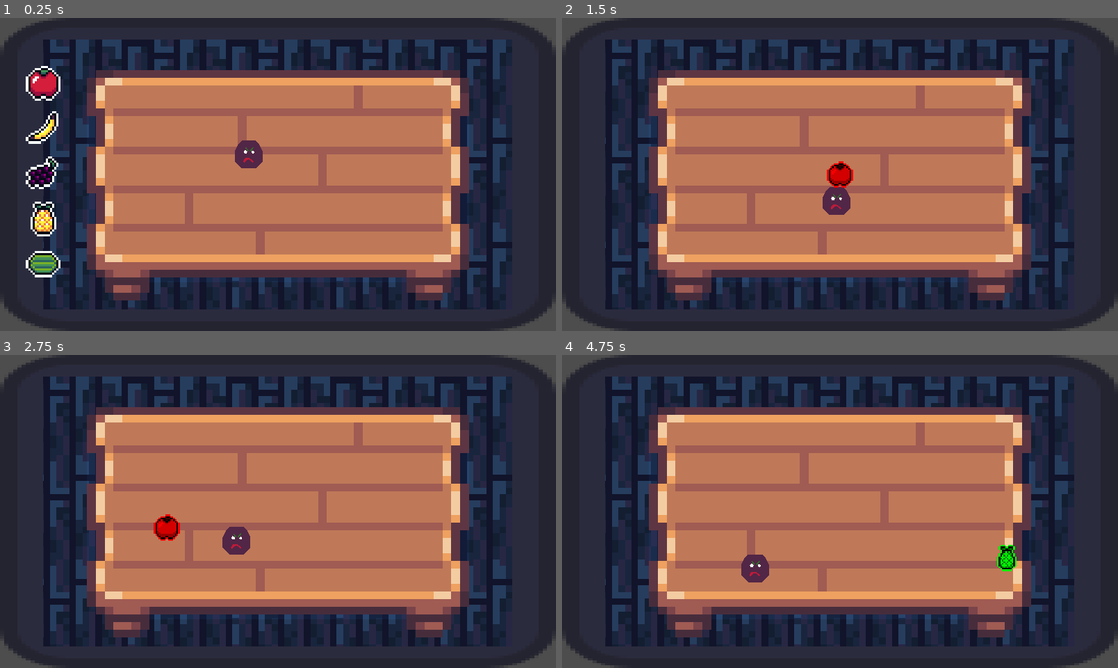
Above: before the commit, frames 1-4 (two rows, left to right).
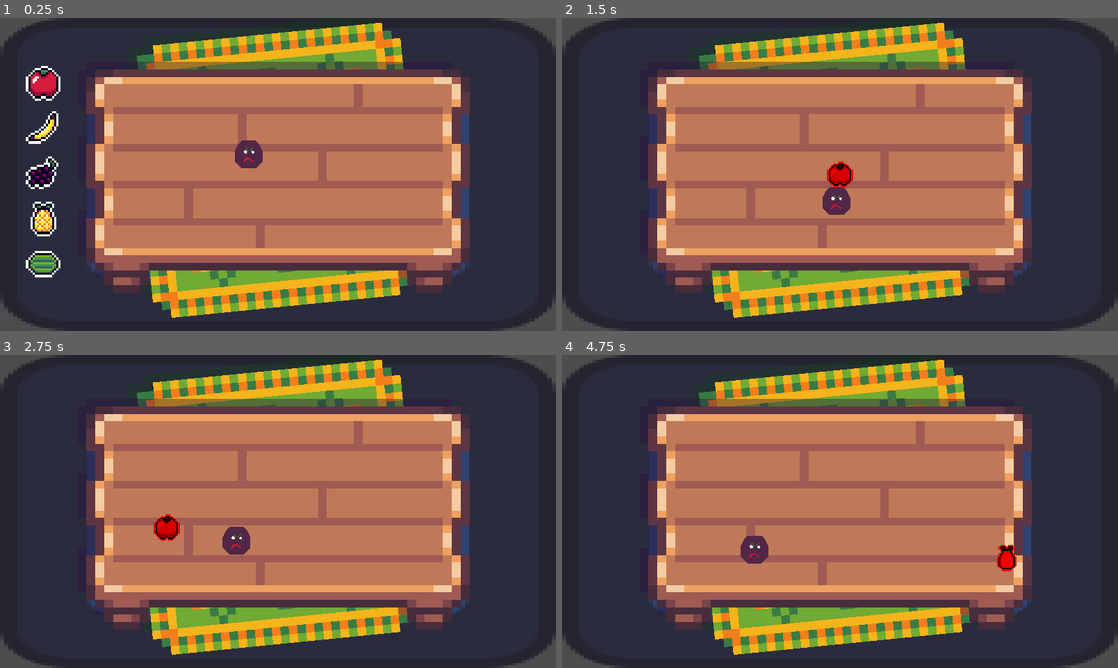
Above: after the commit, the same moments.

Repository: alexg-lviv/FruitTheNinja
Game: Godot game, scene res://src/GameField/MainScene.tscn
Same seed, same stepped clock (60 frames per second), same inputs: the game is played once before the commit and once after it. The engine's default icon, where the game draws it, is replaced by a stand-in: a white triangle on a blue panel in a dark square.
Inputs (mouse positions are in pixels of both pictures, inside the frame that each line leads up to):
- Up to frame 1 (0.25 s): no input
- Up to frame 2 (1.5 s): click (606, 83) at 0.5 s; move the mouse to (840, 174) at 1.27 s; press the mouse at (840, 174) at 1.28 s
- Up to frame 3 (2.75 s): move the mouse to (166, 527) at 2.02 s; release the mouse at (166, 527) at 2.03 s; tap 1 (launch_apple) at 2.1 s; click (166, 527) at 2.17 s
- Up to frame 4 (4.75 s): move the mouse to (895, 442) at 2.77 s; tap 2 (launch_banana) at 2.85 s; click (895, 442) at 2.92 s; move the mouse to (812, 574) at 3.52 s; tap 3 (launch_grape) at 3.6 s; click (812, 574) at 3.67 s; move the mouse to (1006, 558) at 4.27 s; tap 4 (launch_pineapple) at 4.35 s; click (1006, 558) at 4.42 s

The runs differ from the first frame. In frame 1, 31% of the frame differs, in the area x 7-93%, y 1-96%; in frame 2, 32%; in frame 3, 32%; in frame 4, 32%.

Commit message:
Add carpet

Diff:
--- a/src/GameField/MainScene.tscn
+++ b/src/GameField/MainScene.tscn
@@ -1,11 +1,24 @@
-[gd_scene load_steps=7 format=3 uid="uid://d1eme8vjjcd34"]
+[gd_scene load_steps=10 format=3 uid="uid://d1eme8vjjcd34"]
 
 [ext_resource type="Script" path="res://src/GameField/MainScene.gd" id="1_fcdyl"]
 [ext_resource type="Texture2D" uid="uid://bw4ti7ji6xg16" path="res://icon.svg" id="1_g6awj"]
-[ext_resource type="Texture2D" uid="uid://dpq7trobiisdd" path="res://assets/backgrounds/wood_240x240.png" id="3_j7xvc"]
+[ext_resource type="Texture2D" uid="uid://covhicrdu1iu0" path="res://assets/backgrounds/carpet.png" id="3_kc82t"]
+[ext_resource type="Shader" path="res://src/UI/shaders/shadow.gdshader" id="4_7j0s5"]
 [ext_resource type="Texture2D" uid="uid://gr8j8k68ub8o" path="res://assets/backgrounds/table.png" id="4_ixhuf"]
 [ext_resource type="PackedScene" uid="uid://ulydrceem7fg" path="res://src/UI/ProjectileButt.tscn" id="4_p185g"]
 [ext_resource type="PackedScene" uid="uid://meav3ml5vmta" path="res://src/AiAgent/Player.tscn" id="5_7y0iy"]
+
+[sub_resource type="ShaderMaterial" id="ShaderMaterial_3y4aj"]
+shader = ExtResource("4_7j0s5")
+shader_parameter/deform = Vector2(2.08165e-12, 2.08165e-12)
+shader_parameter/offset = Vector2(3, 3)
+shader_parameter/modulate = Color(0, 0.329412, 0, 0.196078)
+
+[sub_resource type="ShaderMaterial" id="ShaderMaterial_cig82"]
+shader = ExtResource("4_7j0s5")
+shader_parameter/deform = Vector2(2.08165e-12, 2.08165e-12)
+shader_parameter/offset = Vector2(3, 3)
+shader_parameter/modulate = Color(0.14902, 0.0666667, 0.239216, 0.392157)
 
 [node name="MainScene" type="Control"]
 layout_mode = 3
@@ -38,26 +51,35 @@
 grow_horizontal = 2
 grow_vertical = 2
 
-[node name="Background" type="TextureRect" parent="AimField"]
-self_modulate = Color(0.380392, 1, 1, 0.701961)
+[node name="Carpet" type="TextureRect" parent="AimField"]
+self_modulate = Color(0.721569, 0.721569, 0.721569, 1)
+material = SubResource("ShaderMaterial_3y4aj")
 layout_mode = 1
-anchors_preset = 15
-anchor_right = 1.0
+anchors_preset = -1
+anchor_left = 0.5
+anchor_right = 0.5
 anchor_bottom = 1.0
+offset_left = -454.0
+offset_top = -3.0
+offset_right = 383.0
+offset_bottom = 70.0
 grow_horizontal = 2
 grow_vertical = 2
-texture = ExtResource("3_j7xvc")
-stretch_mode = 1
+rotation = -0.0996749
+texture = ExtResource("3_kc82t")
+expand_mode = 3
+stretch_mode = 5
 
 [node name="Table" type="TextureRect" parent="."]
+material = SubResource("ShaderMaterial_cig82")
 layout_mode = 1
 anchors_preset = -1
 anchor_right = 1.0
 anchor_bottom = 1.0
-offset_left = 200.0
-offset_top = 120.0
-offset_right = -200.0
-offset_bottom = -70.0
+offset_left = 165.0
+offset_top = 90.0
+offset_right = -165.0
+offset_bottom = -60.0
 grow_horizontal = 2
 grow_vertical = 2
 texture = ExtResource("4_ixhuf")
@@ -65,12 +87,13 @@
 
 [node name="AiField" type="Control" parent="."]
 layout_mode = 1
+anchors_preset = 15
 anchor_right = 1.0
 anchor_bottom = 1.0
 offset_left = 240.0
-offset_top = 156.0
-offset_right = -261.0
-offset_bottom = -176.0
+offset_top = 153.0
+offset_right = -241.0
+offset_bottom = -192.0
 grow_horizontal = 2
 grow_vertical = 2
 
--- /dev/null
+++ b/src/UI/shaders/shadow.gdshader
@@ -0,0 +1,31 @@
+/**
+* Shadow 2D.
+* License: CC0
+* https://creativecommons.org/publicdomain/zero/1.0/
+*/
+shader_type canvas_item;
+render_mode blend_mix;
+
+uniform vec2 deform = vec2(2.0, 2.0);
+uniform vec2 offset = vec2(0.0, 0.0);
+uniform vec4 modulate : source_color;
+
+//uniform vec2 texture_size; //uncomment for GLES2
+
+void fragment() {
+	vec2 ps = TEXTURE_PIXEL_SIZE;
+	vec2 uv = UV;
+	float sizex = float(textureSize(TEXTURE,int(ps.x)).x); //comment for GLES2
+	float sizey = float(textureSize(TEXTURE,int(ps.y)).y); //comment for GLES2
+	//float sizex = texture_size.x; //uncomment for GLES2
+	//float sizey = texture_size.y; //uncomment for GLES2
+	uv.y+=offset.y*ps.y;
+	uv.x+=offset.x*ps.x;
+	float decalx=((uv.y-ps.x*sizex)*deform.x);
+	float decaly=((uv.y-ps.y*sizey)*deform.y);
+	uv.x += decalx;
+	uv.y += decaly;
+	vec4 shadow = vec4(modulate.rgb, texture(TEXTURE, uv).a * modulate.a);
+	vec4 col = texture(TEXTURE, UV);
+	COLOR = mix(shadow, col, col.a);
+}
Binary file added: assets/backgrounds/carpet.png
Not shown, added: assets/backgrounds/carpet.png.import
Binary file changed: assets/backgrounds/table.png
